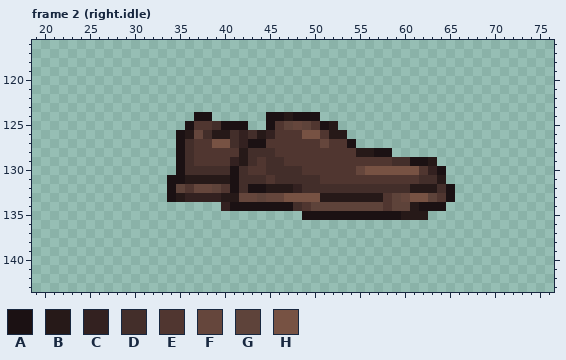
Pixel-art file, stored at assets/source/characters/player-r01/editable/footwear.shoes.aseprite. Above, as it was before the edit.
96x144 pixels, 4 frames. Colours within 5 levels of each other are drawn and written as one. Shown: frame 2 (right.idle): x 19..76, y 116..143. The commit also changed other frames, which this record leaves out.
Palette (. is transparent): A #1b1113  B #261918  C #332120  D #432e2a  E #503630  F #65463c  G #5e433a  H #775243
After:
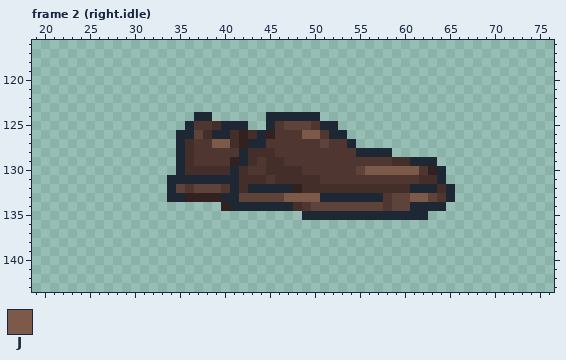
Colours new in this view: J #7c5948
Difference:
{"colour":"A","old":"#1b1113","new":"#1e2835"}
{"where": "frame 2 (right.idle)"}
{"frame":2,"y":124,"x":47,"old":"B","new":"A"}
{"frame":2,"y":125,"x":48,"old":"F","new":"G"}
{"frame":2,"y":125,"x":52,"old":"B","new":"A"}
{"frame":2,"y":126,"x":36,"old":"BF","new":"AG"}
{"frame":2,"y":126,"x":39,"old":"BB","new":"AA"}
{"frame":2,"y":126,"x":44,"old":"B","new":"A"}
{"frame":2,"y":126,"x":49,"old":"HH","new":"JJ"}
{"frame":2,"y":126,"x":52,"old":"BB","new":"AA"}
{"frame":2,"y":127,"x":39,"old":"HH","new":"JJ"}
{"frame":2,"y":127,"x":51,"old":"F","new":"G"}
{"frame":2,"y":128,"x":42,"old":"B","new":"A"}
{"frame":2,"y":128,"x":55,"old":"BB","new":"AA"}
{"frame":2,"y":129,"x":42,"old":"B","new":"A"}
{"frame":2,"y":129,"x":63,"old":"B","new":"A"}
{"frame":2,"y":130,"x":55,"old":"FHHHHHH","new":"GJJJJJJ"}
{"frame":2,"y":131,"x":36,"old":"BBBBB","new":"AAAAA"}
{"frame":2,"y":131,"x":64,"old":"B","new":"A"}
{"frame":2,"y":132,"x":37,"old":"FF","new":"GG"}
{"frame":2,"y":132,"x":45,"old":"BBB","new":"AAA"}
{"frame":2,"y":132,"x":61,"old":"BBB","new":"AAA"}
{"frame":2,"y":133,"x":35,"old":"B","new":"A"}
{"frame":2,"y":133,"x":40,"old":"BBFF","new":"AAGG"}
{"frame":2,"y":133,"x":45,"old":"FFHHHHBBBBBBB","new":"GGJJJJAAAAAAA"}
{"frame":2,"y":133,"x":60,"old":"FHH","new":"GJJ"}
{"frame":2,"y":134,"x":61,"old":"B","new":"A"}
{"frame":2,"y":135,"x":60,"old":"BBB","new":"AAA"}
{"label":"changed","picture_box":[167,112,455,220]}
